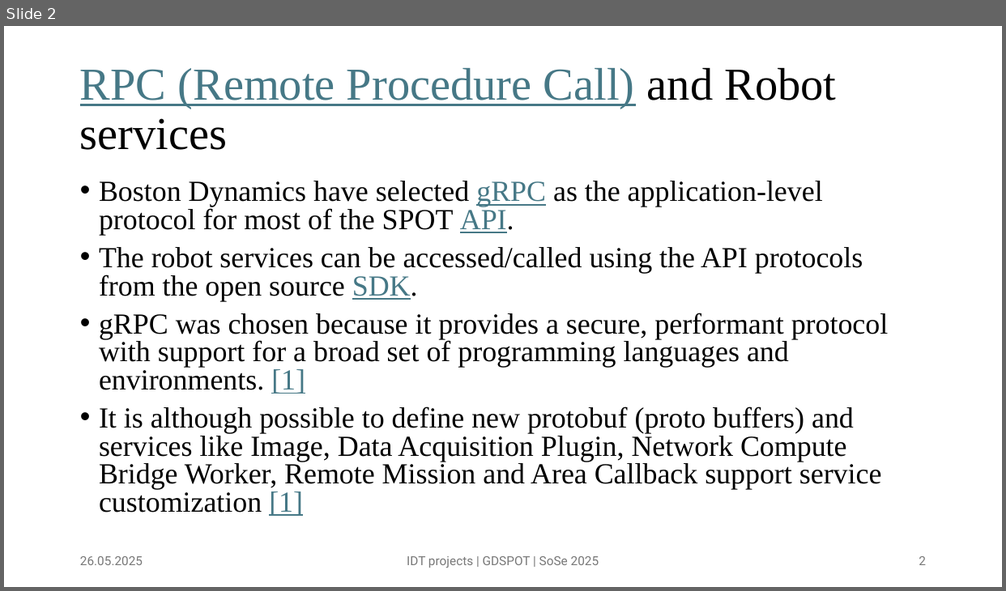
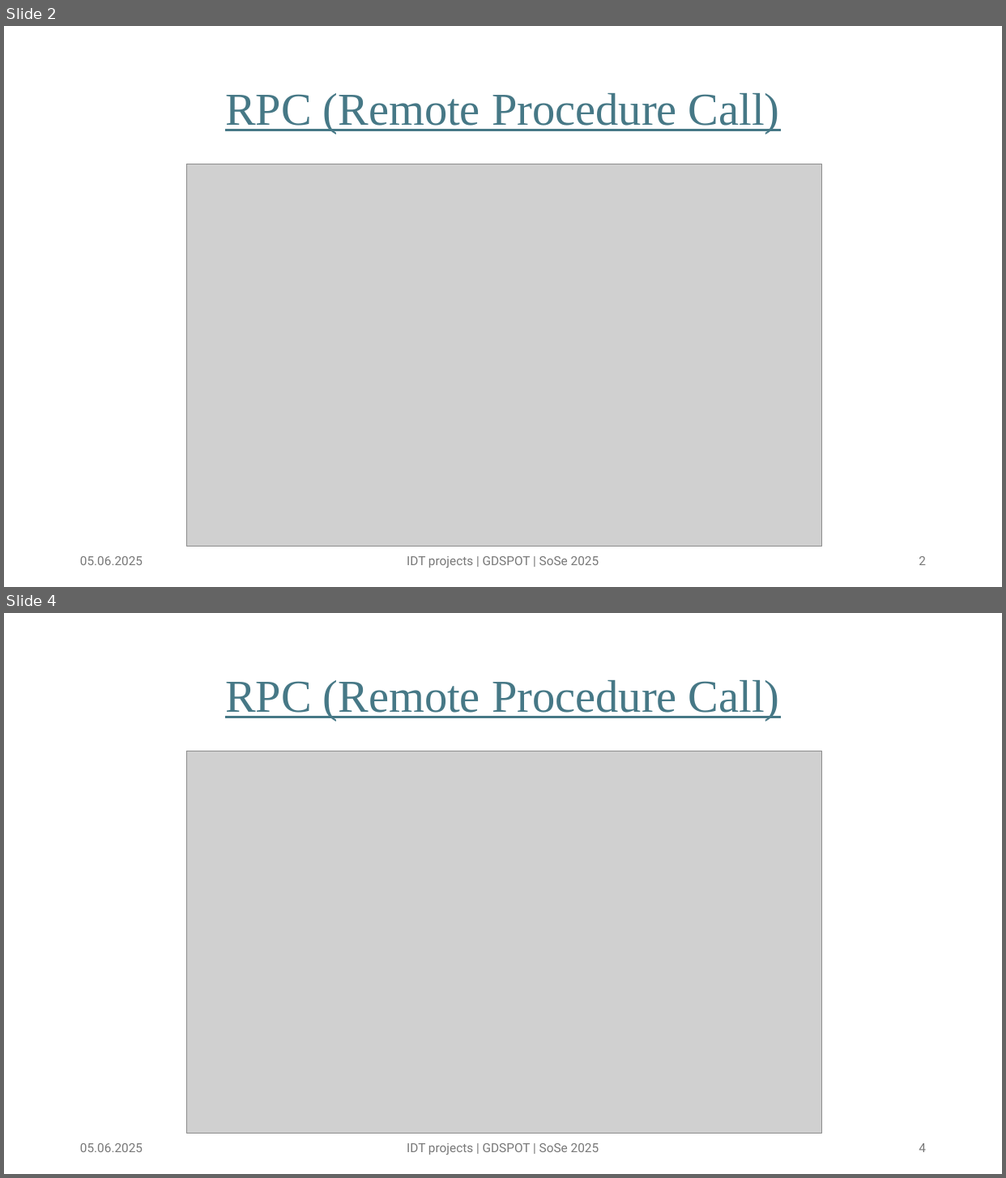
Before and after one commit to abhishekdilippatil/spot-sdk, a slide deck: presentations/SPOT presentation 02.pptx. Shown one above the other, each under a label of ours: slide 2 before the commit, slides 2 and 4 after it; the slides between them are not shown. The pictures are 1006x591 and 1006x1178 pixels, drawn with LibreOffice and Linux fonts; fonts in the diff are those of the drawing; grey boxes stand for pictures. Boxes give left, top, right and bottom in pixels: in the first picture for what was removed or moved away, otherwise in the second. Text is boxed around its words. In the diff, an @@ line names an element or a change of style, - is before the commit and + after.

```diff
--- a/presentations/SPOT presentation 02.pptx
+++ b/presentations/SPOT presentation 02.pptx
@@ slide 4 added at (4,613,1002,1174), background #FFFFFF @@
@@ title added at (225,680,780,721), 44 pt, text #467886, underline @@
+RPC (Remote Procedure Call)
@@ picture added at (187,752,821,1133) @@
@@ text added at (80,1144,143,1152), 12 pt, text #797979 @@
+05.06.2025
@@ text added at (407,1144,599,1155), 12 pt, text #797979 @@
+IDT projects | GDSPOT | SoSe 2025
@@ page number added at (918,1144,926,1152), 12 pt, text #797979 @@
+4
@@ slide 2 changed as well @@
@@ title at (225,93,780,134): text changed @@
-RPC (Remote Procedure Call) and Robot services
+RPC (Remote Procedure Call)
@@ picture added at (187,165,821,546) @@
@@ text removed at (99,181,889,516) @@
-• Boston Dynamics have selected gRPC as the application-level protocol for most of the SPOT API.
-• The robot services can be accessed/called using the API protocols from the open source SDK.
-• gRPC was chosen because it provides a secure, performant protocol with support for a broad set of programming languages and environments. [1]
-• It is although possible to define new protobuf (proto buffers) and services like Image, Data Acquisition Plugin, Network Compute Bridge Worker, Remote Mission and Area Callback support service customization [1]
@@ text at (80,557,143,565): text changed @@
-26.05.2025
+05.06.2025
```
Also in this commit, not shown: 3 other slides changed, 5 other slides added, 3 other files.
